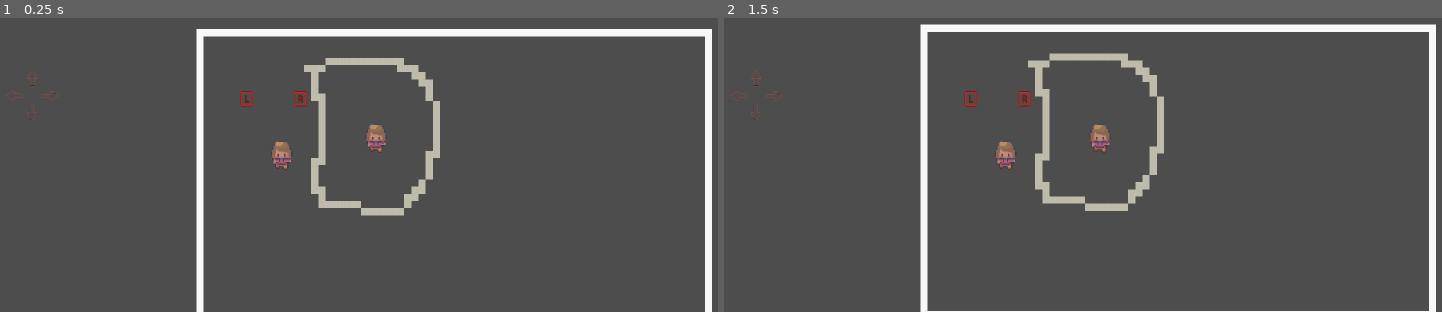
Above: before the commit, frames 1-2 (left to right).
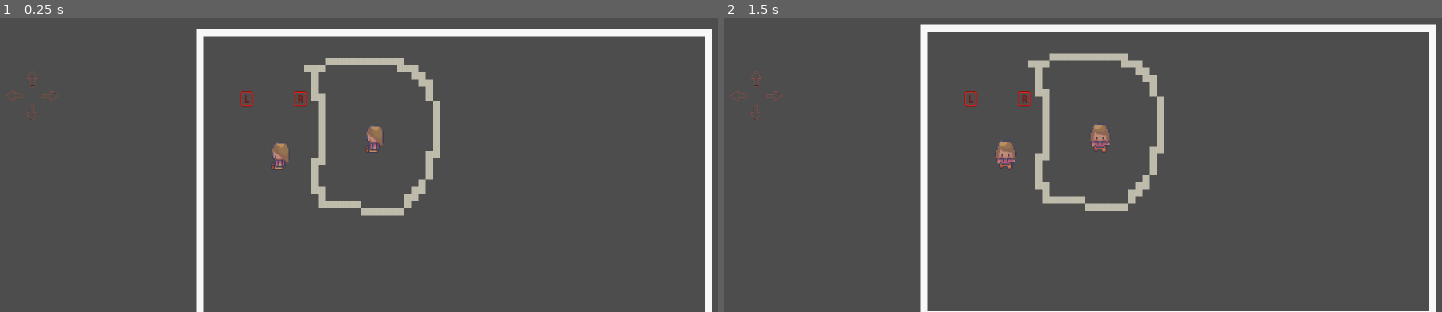
Above: after the commit, the same moments.

Repository: pr-th/D_Game
Game: Godot game, scene res://Scenes/corridorror.tscn
The game is run twice, just before and just after one commit, with the same random seed, the same clock (stepped at 60 frames per second) and the same inputs. This scene is started directly instead of the project's main scene.
Inputs (mouse positions are in pixels of both pictures, inside the frame that each line leads up to):
- Up to frame 1 (0.25 s): no input
- Up to frame 2 (1.5 s): click (752, 112) at 0.5 s; click (1025, 97) at 1.25 s

The runs differ from the first frame. In frame 1, 0.3% of the frame differs, in the area x 37-54%, y 36-52%; in frame 2, nothing differs.

Commit message:
amulya sit down girll

Diff:
--- a/Scenes/amulya.tscn
+++ b/Scenes/amulya.tscn
@@ -1,8 +1,9 @@
-[gd_scene load_steps=39 format=3 uid="uid://cngibk5gbb0a3"]
+[gd_scene load_steps=51 format=3 uid="uid://cngibk5gbb0a3"]
 
 [ext_resource type="Script" uid="uid://pc6funbwx4fi" path="res://Scripts/amulya.gd" id="1_lnovq"]
 [ext_resource type="Texture2D" uid="uid://3mcg3hweb3co" path="res://Assets/Characters_free/Amelia_phone_16x16.png" id="2_lnovq"]
 [ext_resource type="Texture2D" uid="uid://bq2ju0wrnmp6p" path="res://Assets/Characters_free/Amelia_run_16x16.png" id="3_2ldys"]
+[ext_resource type="Texture2D" uid="uid://cxtta3pj3dvbq" path="res://Assets/Characters_free/Amelia_sit3_16x16.png" id="4_gh1ji"]
 
 [sub_resource type="AtlasTexture" id="AtlasTexture_2ldys"]
 atlas = ExtResource("2_lnovq")
@@ -111,6 +112,50 @@
 [sub_resource type="AtlasTexture" id="AtlasTexture_ekske"]
 atlas = ExtResource("3_2ldys")
 region = Rect2(0, 0, 16, 32)
+
+[sub_resource type="AtlasTexture" id="AtlasTexture_8mjqw"]
+atlas = ExtResource("4_gh1ji")
+region = Rect2(176, 0, 16, 32)
+
+[sub_resource type="AtlasTexture" id="AtlasTexture_yssoy"]
+atlas = ExtResource("4_gh1ji")
+region = Rect2(160, 0, 16, 32)
+
+[sub_resource type="AtlasTexture" id="AtlasTexture_uibhy"]
+atlas = ExtResource("4_gh1ji")
+region = Rect2(144, 0, 16, 32)
+
+[sub_resource type="AtlasTexture" id="AtlasTexture_6rujp"]
+atlas = ExtResource("4_gh1ji")
+region = Rect2(128, 0, 16, 32)
+
+[sub_resource type="AtlasTexture" id="AtlasTexture_owj6f"]
+atlas = ExtResource("4_gh1ji")
+region = Rect2(112, 0, 16, 32)
+
+[sub_resource type="AtlasTexture" id="AtlasTexture_71nb0"]
+atlas = ExtResource("4_gh1ji")
+region = Rect2(96, 0, 16, 32)
+
+[sub_resource type="AtlasTexture" id="AtlasTexture_d0clf"]
+atlas = ExtResource("4_gh1ji")
+region = Rect2(0, 0, 16, 32)
+
+[sub_resource type="AtlasTexture" id="AtlasTexture_kfhib"]
+atlas = ExtResource("4_gh1ji")
+region = Rect2(16, 0, 16, 32)
+
+[sub_resource type="AtlasTexture" id="AtlasTexture_yyija"]
+atlas = ExtResource("4_gh1ji")
+region = Rect2(32, 0, 16, 32)
+
+[sub_resource type="AtlasTexture" id="AtlasTexture_1c5vu"]
+atlas = ExtResource("4_gh1ji")
+region = Rect2(48, 0, 16, 32)
+
+[sub_resource type="AtlasTexture" id="AtlasTexture_46hw6"]
+atlas = ExtResource("4_gh1ji")
+region = Rect2(64, 0, 16, 32)
 
 [sub_resource type="AtlasTexture" id="AtlasTexture_ntkp0"]
 atlas = ExtResource("3_2ldys")
@@ -237,6 +282,49 @@
 }],
 "loop": true,
 "name": &"right",
+"speed": 5.0
+}, {
+"frames": [{
+"duration": 1.0,
+"texture": SubResource("AtlasTexture_8mjqw")
+}, {
+"duration": 1.0,
+"texture": SubResource("AtlasTexture_yssoy")
+}, {
+"duration": 1.0,
+"texture": SubResource("AtlasTexture_uibhy")
+}, {
+"duration": 1.0,
+"texture": SubResource("AtlasTexture_6rujp")
+}, {
+"duration": 1.0,
+"texture": SubResource("AtlasTexture_owj6f")
+}, {
+"duration": 1.0,
+"texture": SubResource("AtlasTexture_71nb0")
+}],
+"loop": true,
+"name": &"sit_l",
+"speed": 5.0
+}, {
+"frames": [{
+"duration": 1.0,
+"texture": SubResource("AtlasTexture_d0clf")
+}, {
+"duration": 1.0,
+"texture": SubResource("AtlasTexture_kfhib")
+}, {
+"duration": 1.0,
+"texture": SubResource("AtlasTexture_yyija")
+}, {
+"duration": 1.0,
+"texture": SubResource("AtlasTexture_1c5vu")
+}, {
+"duration": 1.0,
+"texture": SubResource("AtlasTexture_46hw6")
+}],
+"loop": true,
+"name": &"sit_r",
 "speed": 5.0
 }, {
 "frames": [{
@@ -272,8 +360,8 @@
 [node name="AnimatedSprite2D" type="AnimatedSprite2D" parent="."]
 scale = Vector2(3, 3)
 sprite_frames = SubResource("SpriteFrames_kvrac")
-animation = &"down"
-frame_progress = 0.940086
+animation = &"sit_l"
+frame_progress = 0.417129
 
 [node name="CollisionShape2D" type="CollisionShape2D" parent="."]
 position = Vector2(2, 16)
